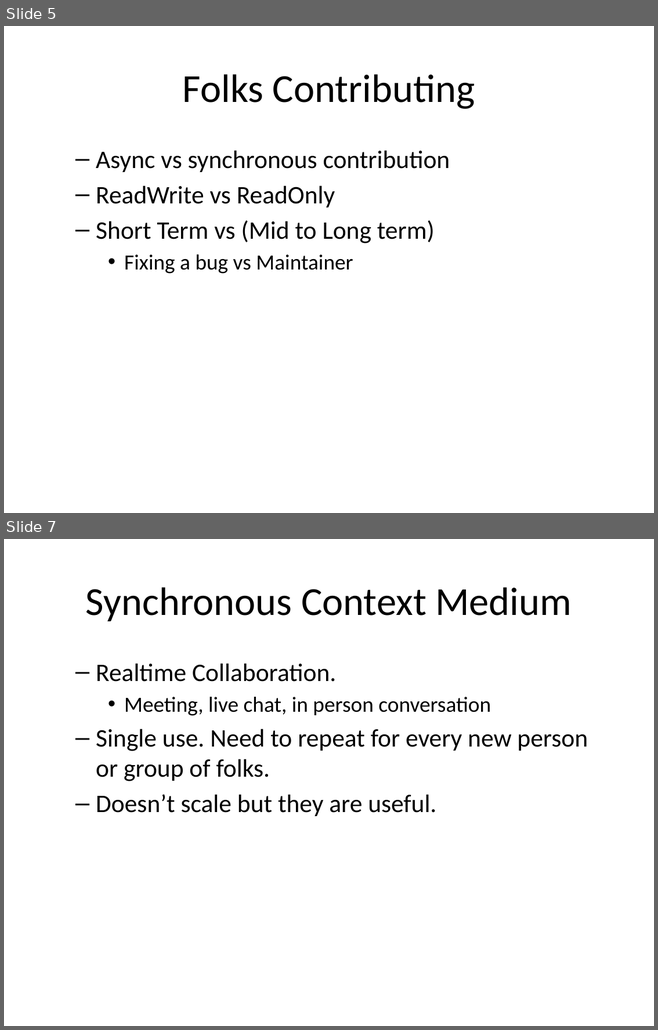
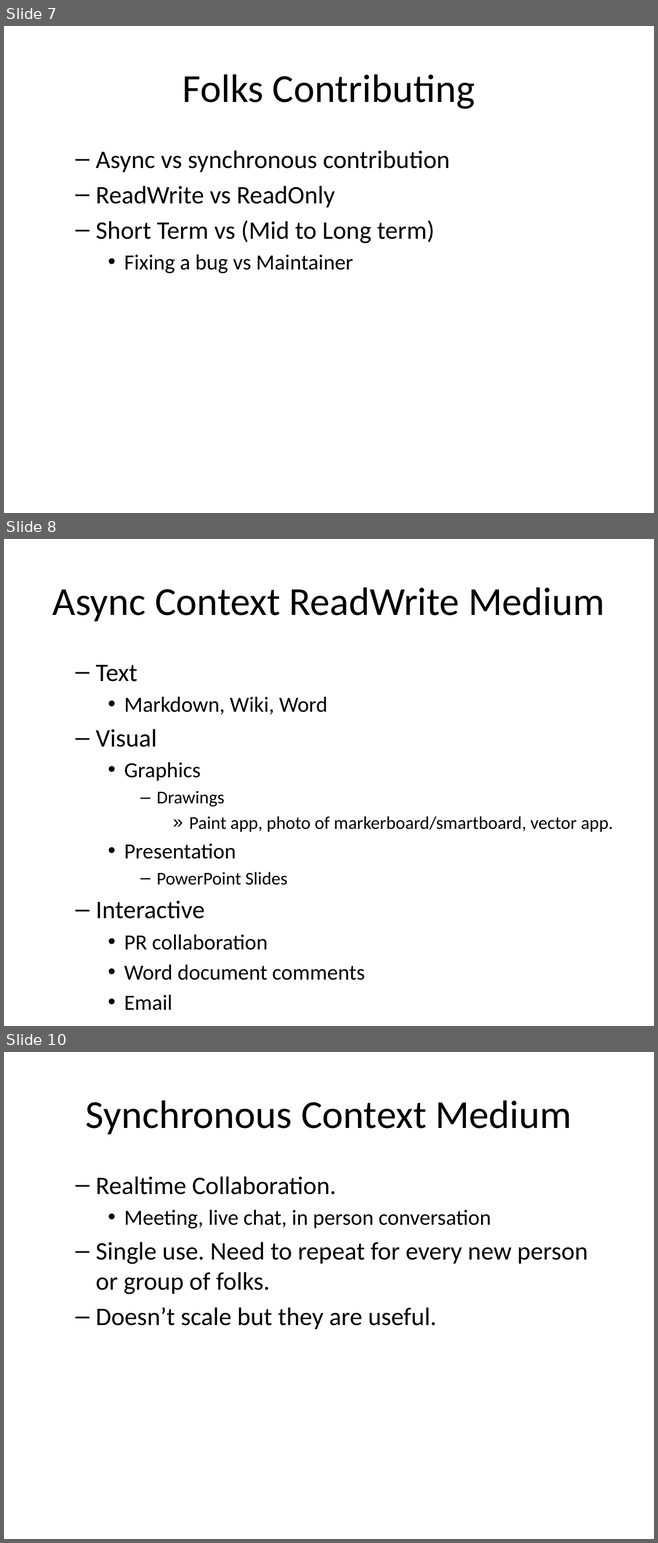
Before and after one commit to masters3d/ingenio, a slide deck: presentation/render/eng_contextual_awareness.pptx. Shown one above the other, each under a label of ours: slides 5 and 7 before the commit, slides 7, 8 and 10 after it; the slides between them are not shown. The pictures are 658x1030 and 658x1543 pixels, drawn with LibreOffice and Linux fonts; fonts in the diff are those of the drawing. Boxes give left, top, right and bottom in pixels: in the first picture for what was removed or moved away, otherwise in the second. Text is boxed around its words. In the diff, an @@ line names an element or a change of style, - is before the commit and + after.

```diff
--- a/presentation/render/eng_contextual_awareness.pptx
+++ b/presentation/render/eng_contextual_awareness.pptx
@@ slide 8 added at box(4, 539, 654, 1026), background #FFFFFF @@
@@ title added at box(53, 587, 604, 621), 44 pt, text #000000 @@
+Async Context ReadWrite Medium
@@ text added at box(96, 665, 612, 980), 24 pt, text #000000 @@
+  – Text
+    • Markdown, Wiki, Word
+  – Visual
+    • Graphics
+      – Drawings
+        » Paint app, photo of markerboard/smartboard, vector app.
+    • Presentation
+      – PowerPoint Slides
+  – Interactive
+    • PR collaboration
+    • Word document comments
+    • Email
@@ what was slide 5 is now slide 7 @@
@@ what was slide 7 is now slide 10 @@
```
Also in this commit, not shown: 4 slides changed, 2 other slides added, 6 other files.
